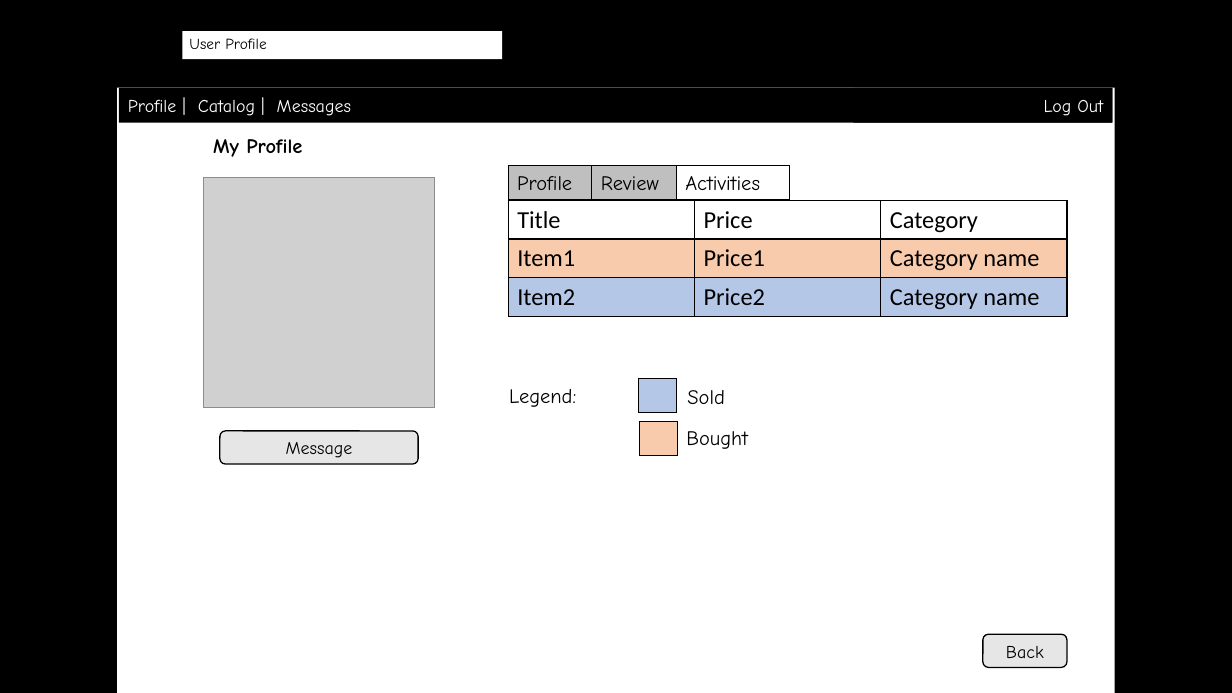
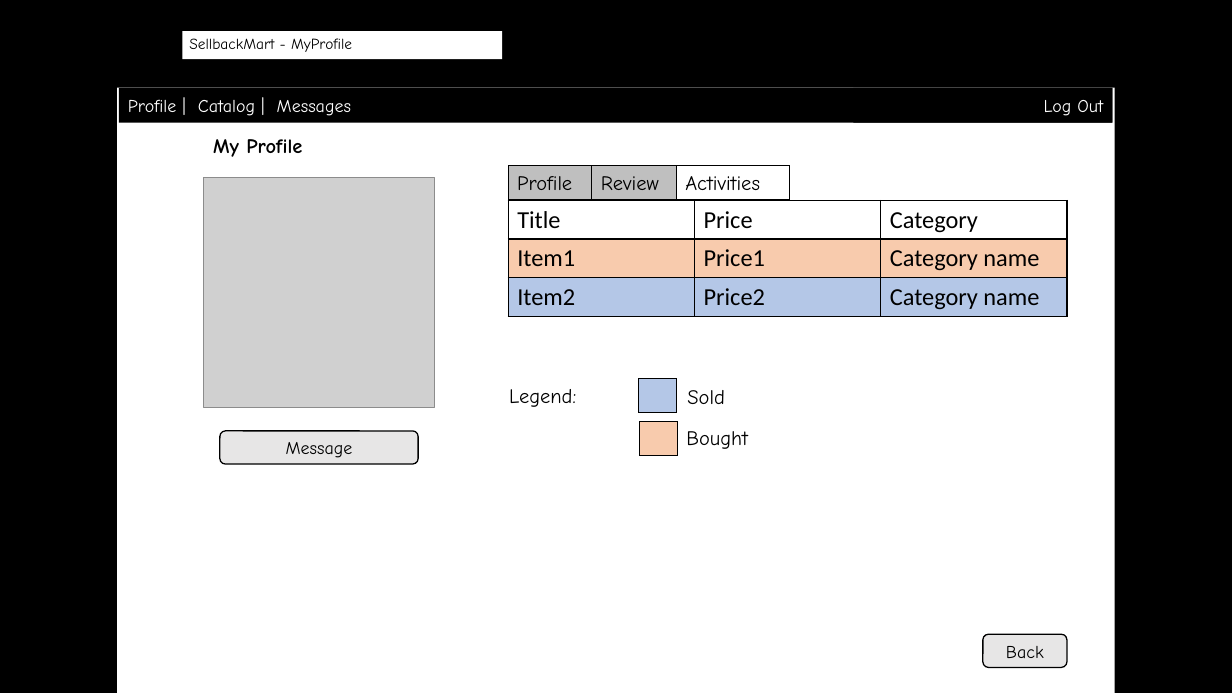
Before and after one commit to byllynho/SellBackMart, a slide deck: slide 13 of docs/wireframes/wireframes.pptx (slide 10 before the commit). Drawn at 1232x693 pixels with LibreOffice and Linux fonts; fonts in the diff are those of the drawing; grey boxes stand for pictures; background and template pictures are left out. Boxes give left, top, right and bottom in pixels: in the first picture for what was removed or moved away, otherwise in the second. Text is boxed around its words. In the diff, an @@ line names an element or a change of style, - is before the commit and + after.

```diff
--- a/docs/wireframes/wireframes.pptx
+++ b/docs/wireframes/wireframes.pptx
@@ text at bbox=[189, 38, 352, 52]: text changed @@
-User Profile
+SellbackMart - MyProfile
```
Also in this commit, not shown: 10 other slides changed, 3 slides added.
